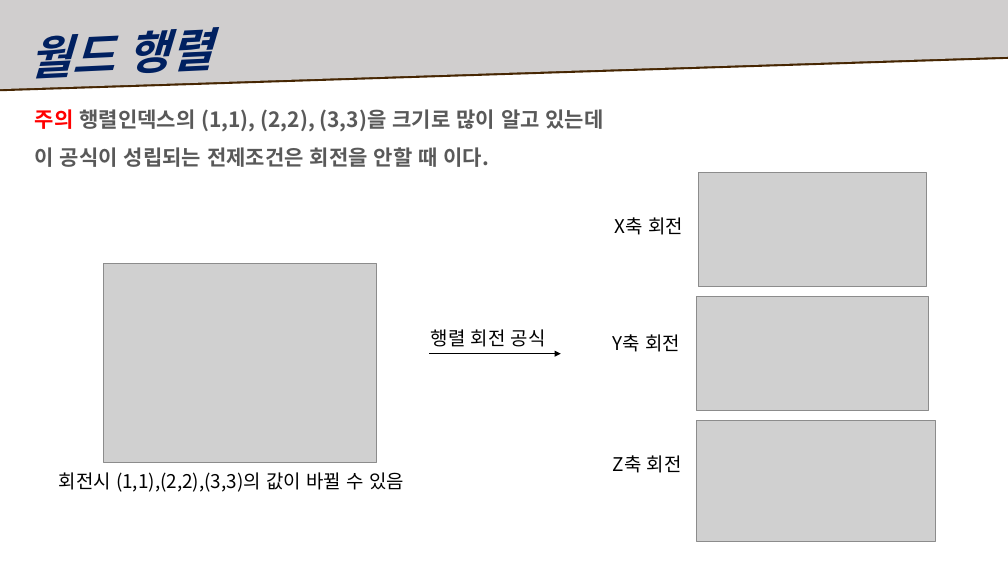
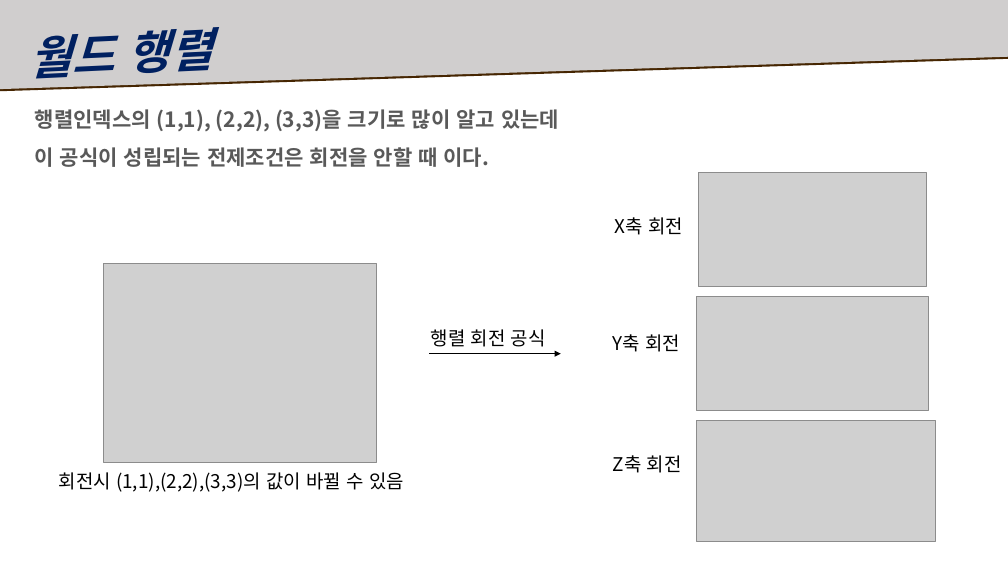
Before and after one commit to Ahnhyunsoo/Study, a slide deck: slide 13 of 5Month/복습자료/수업 복습.pptx (slide 14 before the commit). Drawn at 1008x567 pixels with LibreOffice and Linux fonts; fonts in the diff are those of the drawing; grey boxes stand for pictures. Boxes give left, top, right and bottom in pixels: in the first picture for what was removed or moved away, otherwise in the second. Text is boxed around its words. In the diff, an @@ line names an element or a change of style, - is before the commit and + after.

```diff
--- a/5Month/복습자료/수업 복습.pptx
+++ b/5Month/복습자료/수업 복습.pptx
@@ text at box(35, 109, 559, 131): text changed @@
-주의 행렬인덱스의 (1,1), (2,2), (3,3)을 크기로 많이 알고 있는데
+행렬인덱스의 (1,1), (2,2), (3,3)을 크기로 많이 알고 있는데
```
Also in this commit, not shown: 3 other slides changed, 18 slides added, 1 slide removed, 3 other files.
